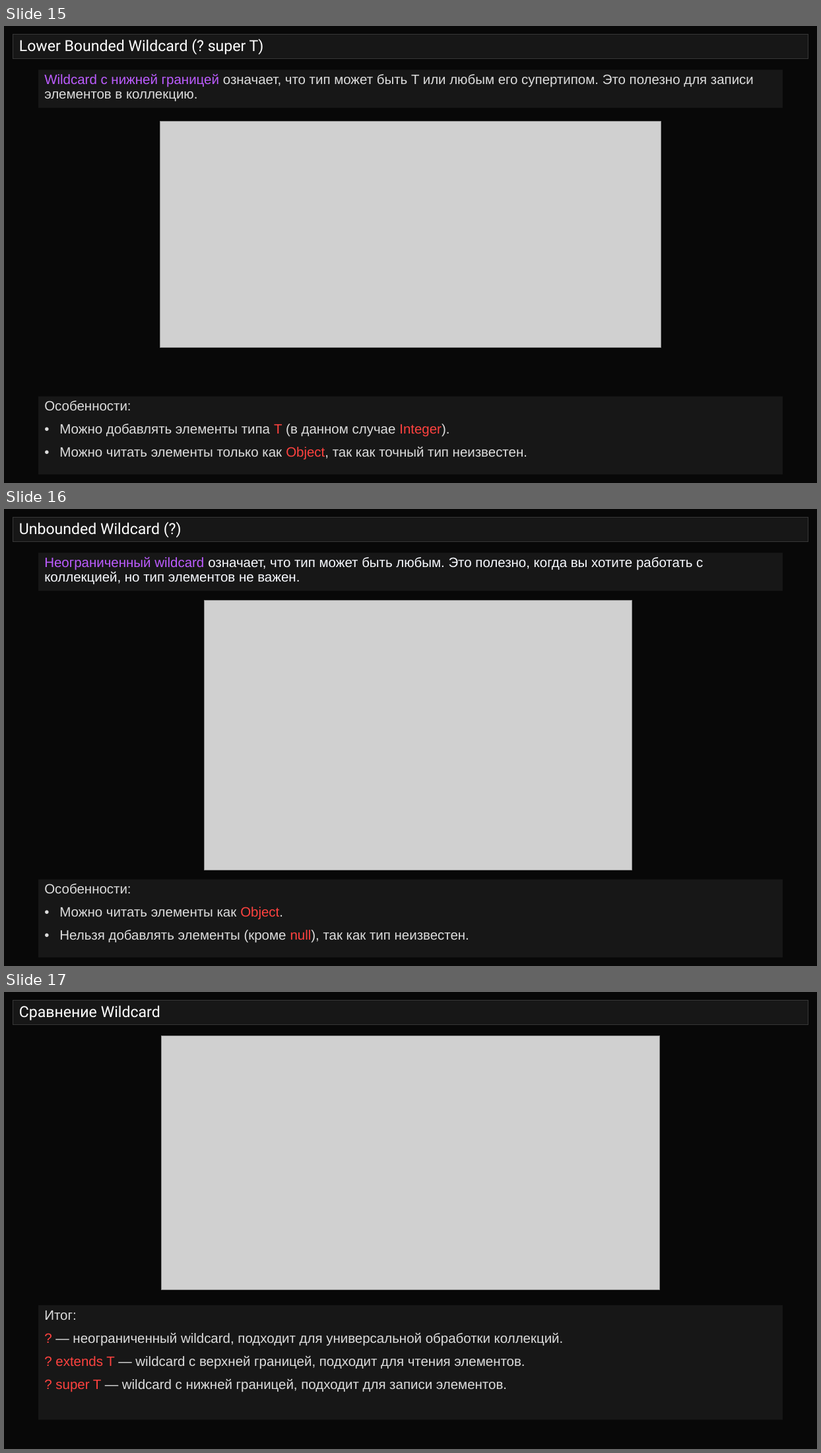
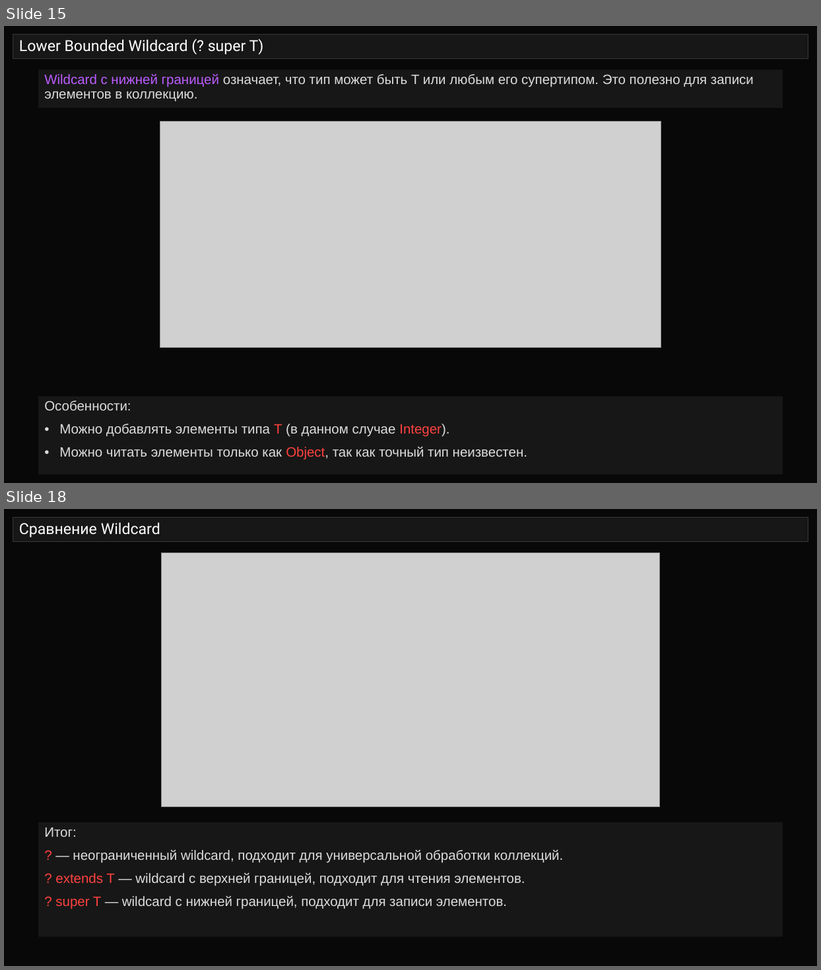
Before and after one commit to semusv/SIB_collect, a slide deck: Коллекции_v4.pptx. Shown one above the other, each under a label of ours: slides 15, 16 and 17 before the commit, slides 15 and 18 after it; the slides between them are not shown. The pictures are 821x1453 and 821x970 pixels, drawn with LibreOffice and Linux fonts; fonts in the diff are those of the drawing; grey boxes stand for pictures. Boxes give left, top, right and bottom in pixels: in the first picture for what was removed or moved away, otherwise in the second. Text is boxed around its words. In the diff, an @@ line names an element or a change of style, - is before the commit and + after.

```diff
--- a/Коллекции_v4.pptx
+++ b/Коллекции_v4.pptx
@@ slide 16 removed at (4,509,817,966), background #080808 @@
@@ title removed at (13,518,809,542) @@
-Unbounded Wildcard (?)
@@ rectangle removed at (38,553,782,591) @@
-Неограниченный wildcard означает, что тип может быть любым. Это полезно, когда вы хотите работать с коллекцией, но тип элементов не важен.
@@ picture removed at (204,601,632,870) @@
@@ rectangle removed at (38,880,782,958) @@
-Особенности:
-• Можно читать элементы как Object.
-• Нельзя добавлять элементы (кроме null), так как тип неизвестен.
@@ what was slide 17 is now slide 18 @@
```
Also in this commit, not shown: 2 slides changed, 10 other files.
